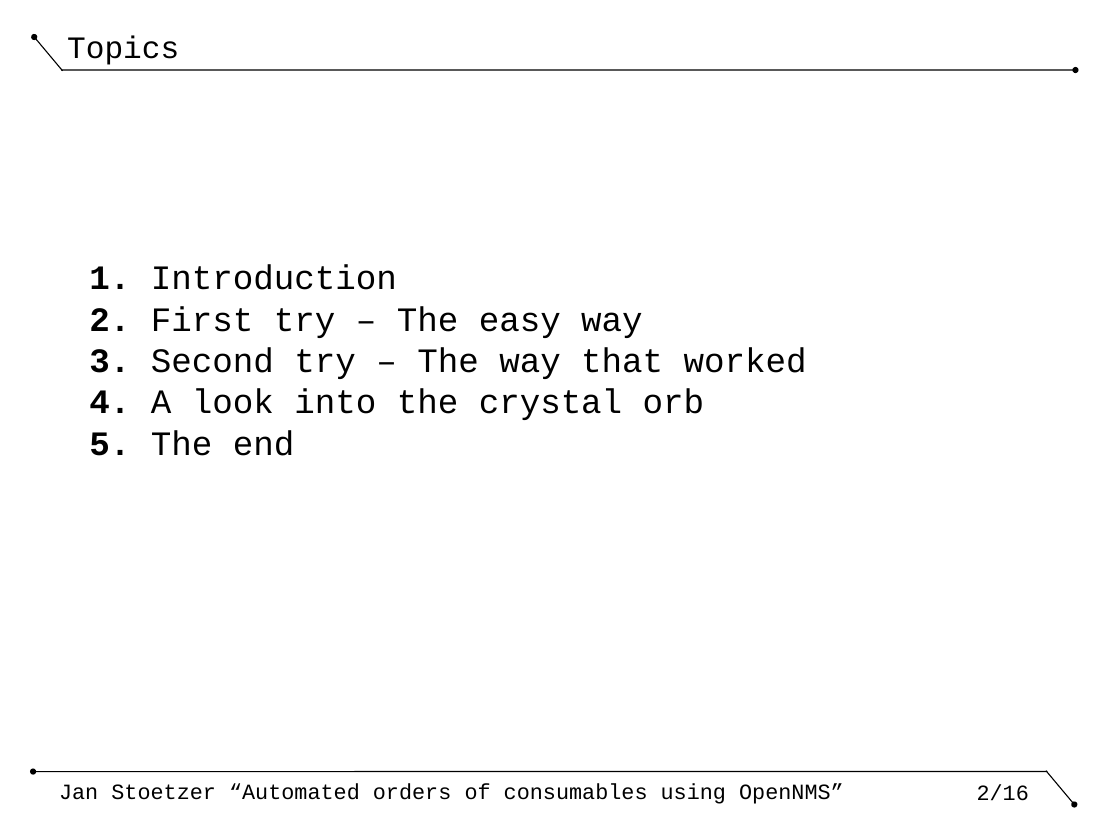
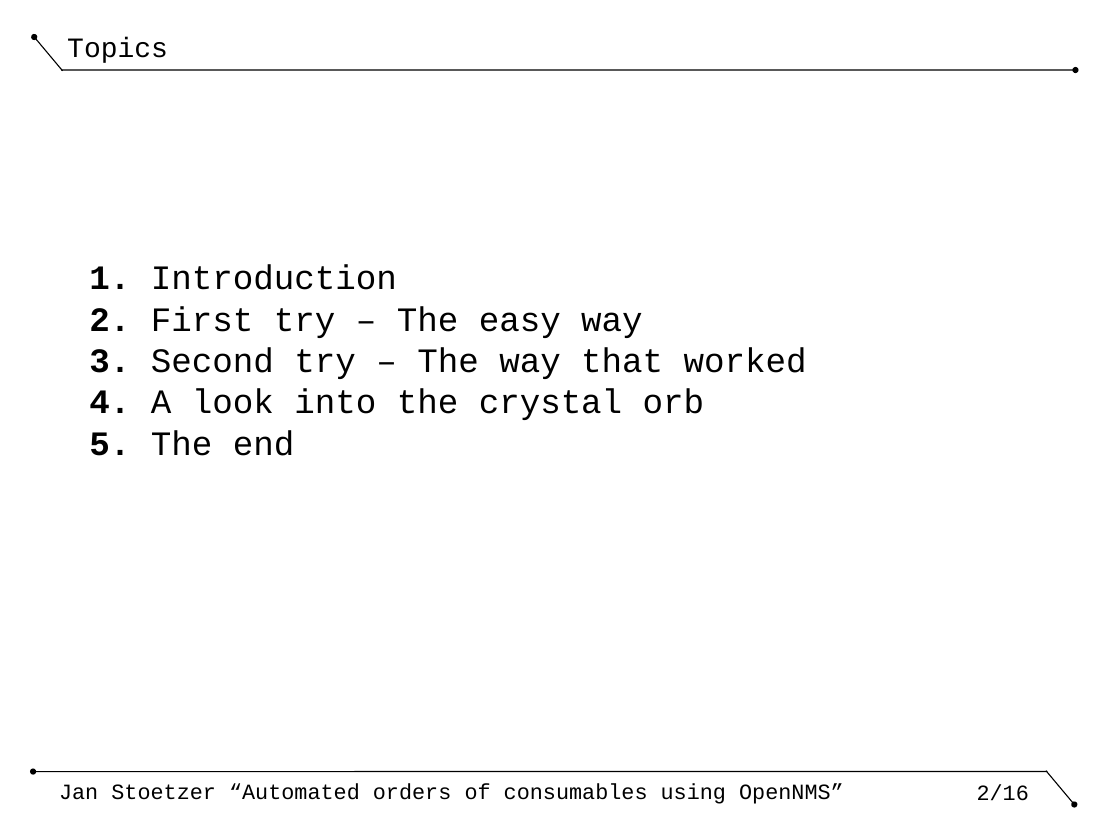
Before and after one commit to nh13jan/nms_constalk, a slide deck: slide 2 of _talk.odp. Drawn at 1120x840 pixels with LibreOffice and Linux fonts; fonts in the diff are those of the drawing; background and template pictures are left out. Boxes give left, top, right and bottom in pixels: in the first picture for what was removed or moved away, otherwise in the second. Text is boxed around its words. In the diff, an @@ line names an element or a change of style, - is before the commit and + after.

```diff
--- a/_talk.odp
+++ b/_talk.odp
@@ title "Topics" at [67,37,168,63]: size 20 to 18 pt @@
```
Also in this commit, not shown: 2 other slides changed, 3 slides added, 1 slide removed.
